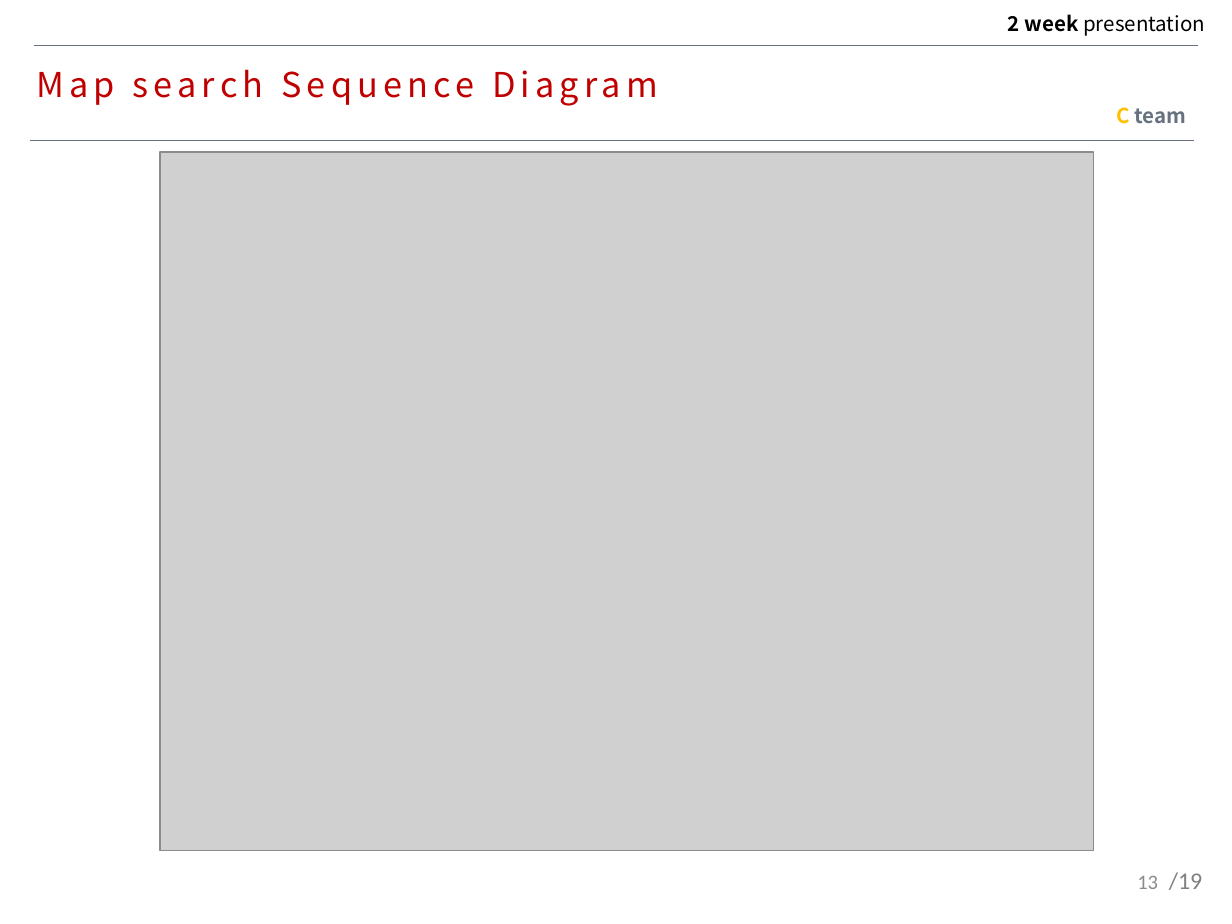
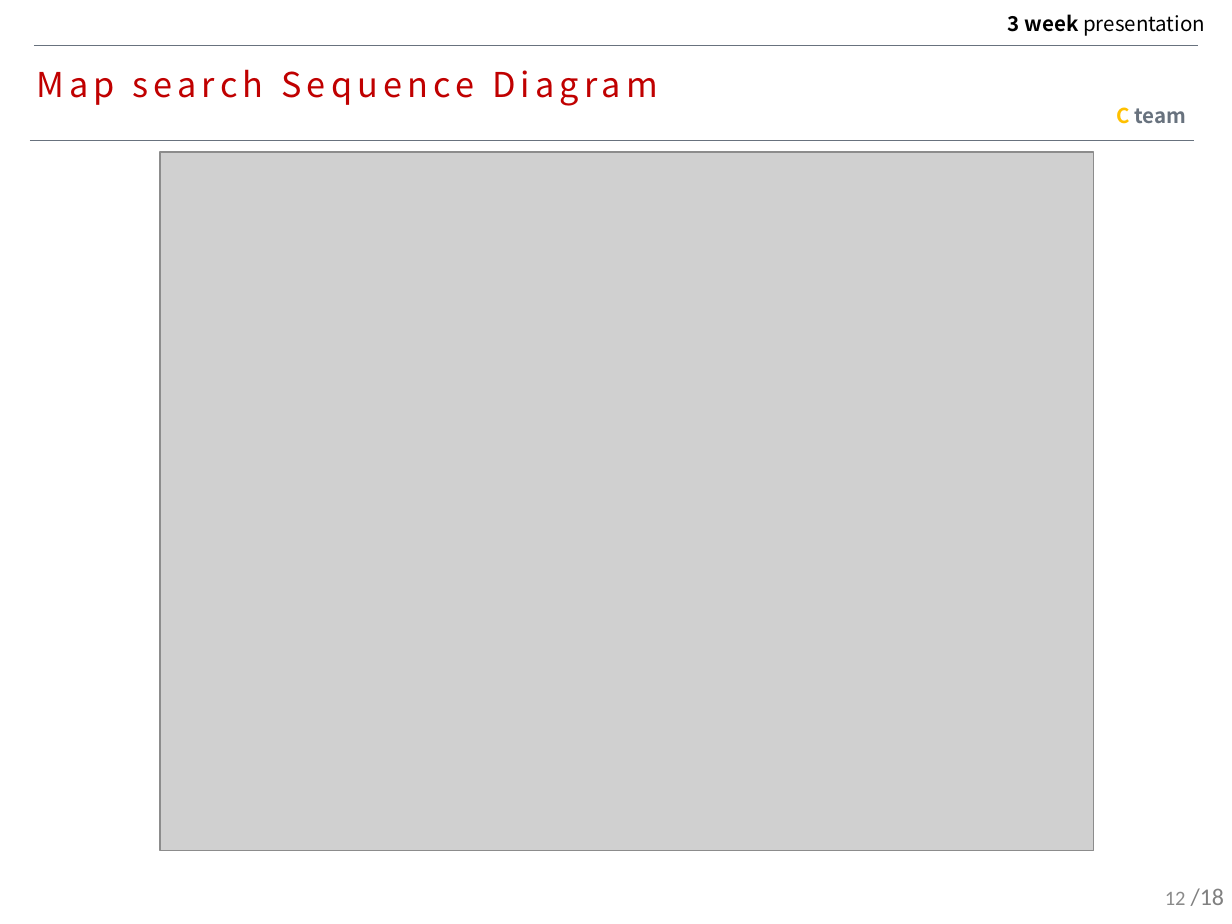
Before and after one commit to MAENGSOOHOON/summer2017IoT, a slide deck: slide 12 of 3week/ppt/3week.pptx (slide 13 before the commit). Drawn at 1232x924 pixels with LibreOffice and Linux fonts; fonts in the diff are those of the drawing; grey boxes stand for pictures. Boxes give left, top, right and bottom in pixels: in the first picture for what was removed or moved away, otherwise in the second. Text is boxed around its words. In the diff, an @@ line names an element or a change of style, - is before the commit and + after.

```diff
--- a/3week/ppt/3week.pptx
+++ b/3week/ppt/3week.pptx
@@ text at bbox=[1008, 14, 1205, 36]: text changed @@
-2 week presentation
+3 week presentation
@@ page number removed at bbox=[1137, 876, 1158, 889] @@
-13
@@ page number added at bbox=[1165, 892, 1186, 905], 12 pt, text #8C8C8C @@
+12
@@ text removed at bbox=[1169, 872, 1203, 890] @@
-/19
@@ text added at bbox=[1191, 888, 1225, 906], 14 pt, text #808080 @@
+/18
```
Also in this commit, not shown: 13 other slides changed, 4 slides added, 5 slides removed, 2 other files.
